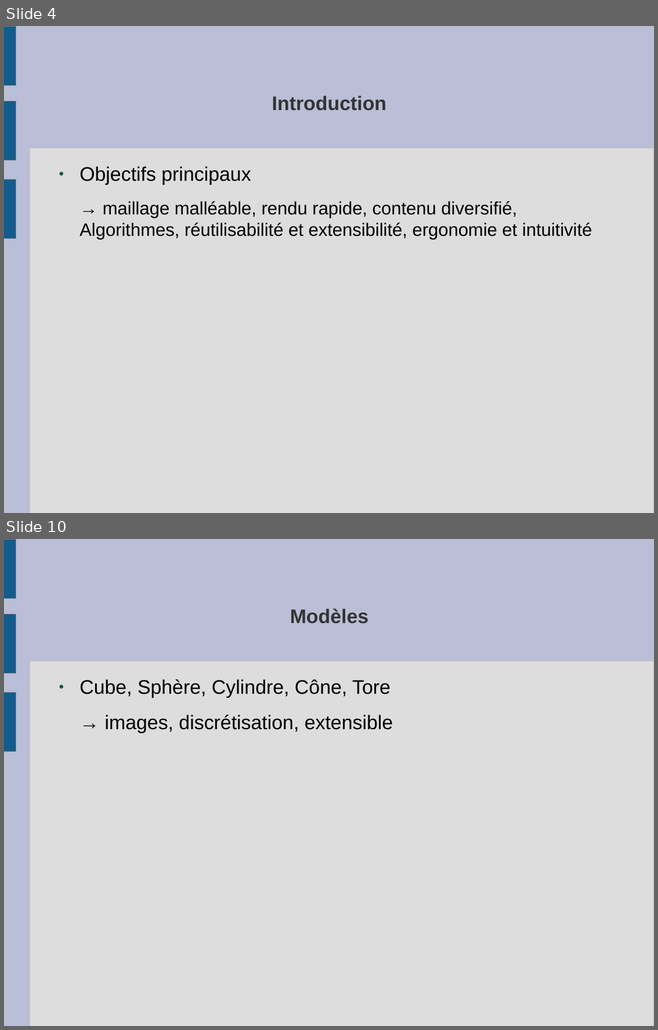
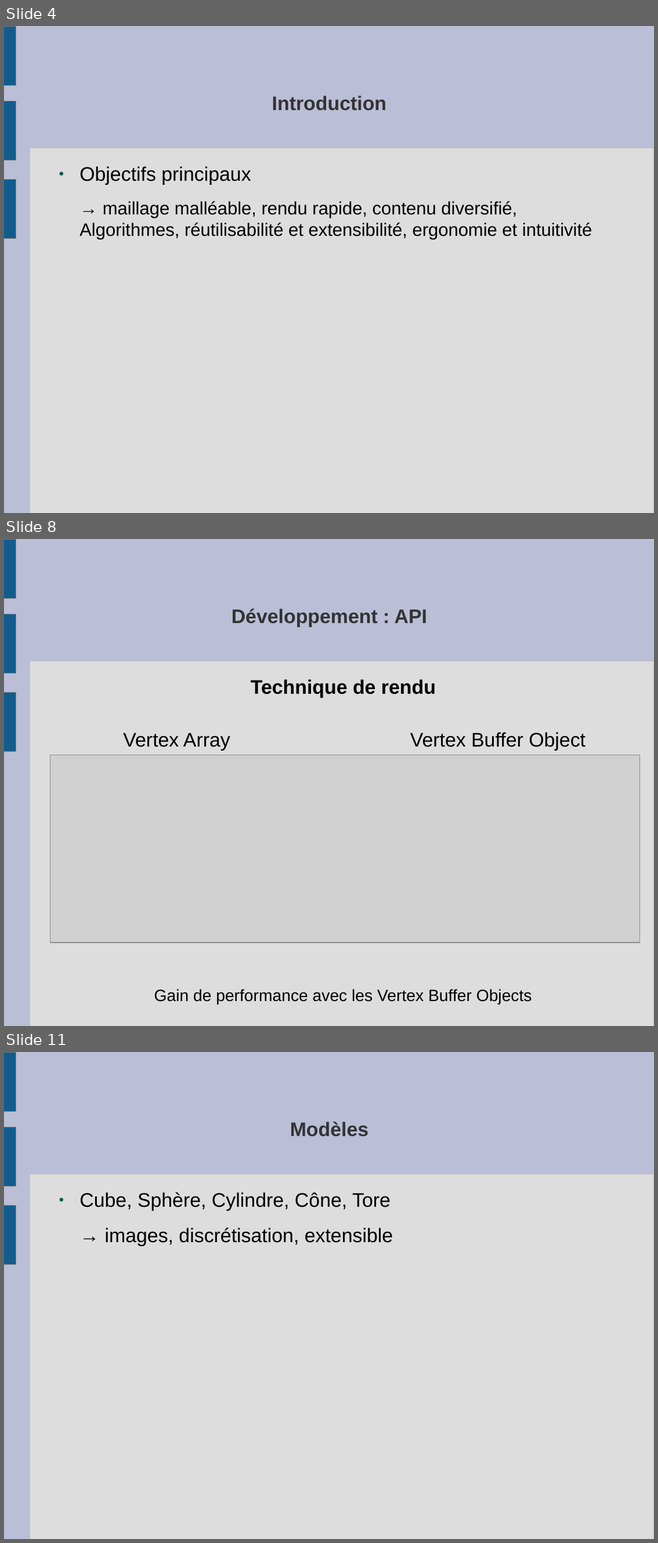
Before and after one commit to slvrgauthier/OpenSculpt, a slide deck: Documentation/Soutenance.odp. Shown one above the other, each under a label of ours: slides 4 and 10 before the commit, slides 4, 8 and 11 after it; the slides between them are not shown. The pictures are 658x1030 and 658x1543 pixels, drawn with LibreOffice and Linux fonts; fonts in the diff are those of the drawing; grey boxes stand for pictures. Boxes give left, top, right and bottom in pixels: in the first picture for what was removed or moved away, otherwise in the second. Text is boxed around its words. In the diff, an @@ line names an element or a change of style, - is before the commit and + after.

```diff
--- a/Documentation/Soutenance.odp
+++ b/Documentation/Soutenance.odp
@@ slide 8 added at [4,539,654,1026], background #BABED6; not listed: 4 template elements that a slide beside it also shows @@
@@ title added at [231,609,427,627], 24 pt, text #333333, bold @@
+Développement : API
@@ text added at [123,679,585,1005], 24 pt, text #000000 @@
+Technique de rendu
+Vertex Array Vertex Buffer Object
+Gain de performance avec les Vertex Buffer Objects
@@ picture added at [50,755,640,943] @@
@@ what was slide 10 is now slide 11 @@
```
Also in this commit, not shown: 4 slides changed, 3 other slides added, 3 slides removed, 11 other files.
